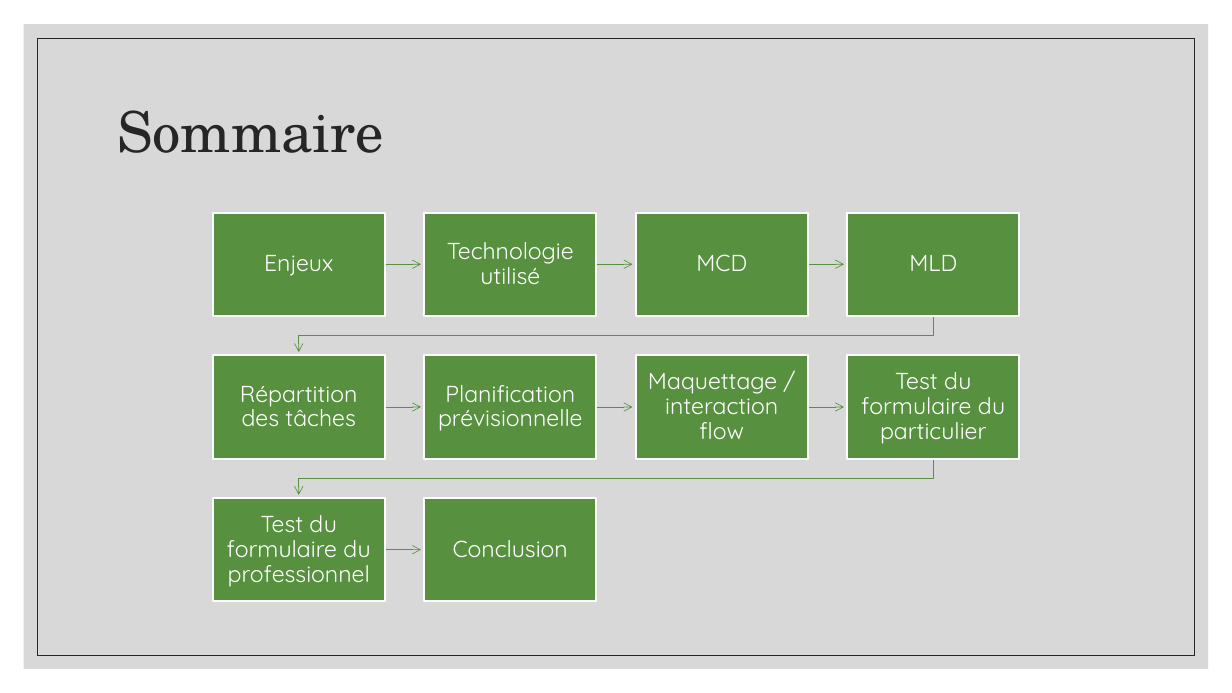
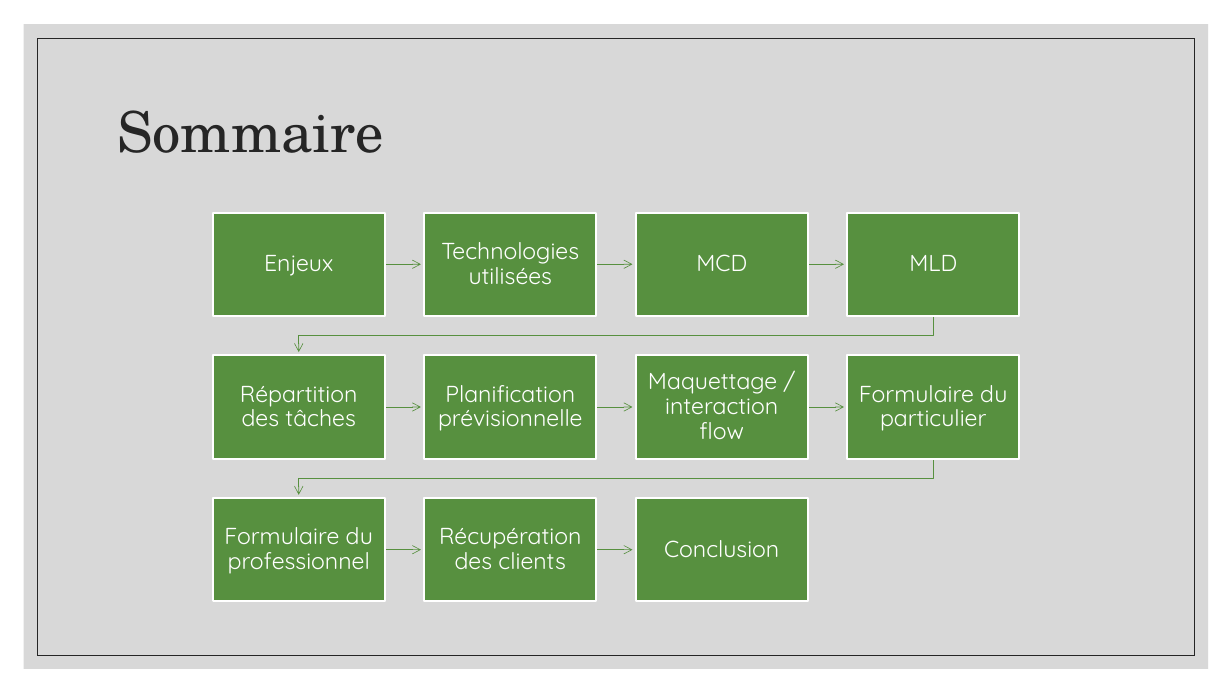
Before and after one commit to Tinquen59/AP2019_Projet002_projetWEB, a slide deck: slide 2 of plus/Formulaire_Connectlife.pptx. Drawn at 1232x693 pixels with LibreOffice and Linux fonts; fonts in the diff are those of the drawing; background and template pictures are left out. Boxes give left, top, right and bottom in pixels: in the first picture for what was removed or moved away, otherwise in the second. Text is boxed around its words. In the diff, an @@ line names an element or a change of style, - is before the commit and + after.

```diff
--- a/plus/Formulaire_Connectlife.pptx
+++ b/plus/Formulaire_Connectlife.pptx
@@ text at <box>441,242,579,284</box>: text changed @@
-Technologie utilisé
+Technologies utilisées
@@ text at <box>859,385,1007,431</box>: text changed @@
-Test du formulaire du particulier
+Formulaire du particulier
@@ text "Conclusion": place and size @@
-text "Conclusion" at <box>453,540,568,558</box>
+text "Conclusion" at <box>664,540,779,557</box>
@@ rectangle added at <box>636,498,808,602</box>, fill #57903F, outline #FFFFFF 1.5 pt @@
@@ text at <box>224,527,373,574</box>: text changed @@
-Test du formulaire du professionnel
+Formulaire du professionnel
@@ text added at <box>439,528,581,569</box>, 18 pt, text #FFFFFF @@
+Récupération des clients
@@ freeform shape added at <box>596,545,632,555</box>, outline #57903F 0.5 pt @@
```
Also in this commit, not shown: 6 other slides changed, 1 slide added, 1 slide removed, 4 other files.
